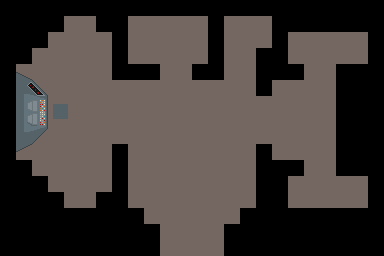
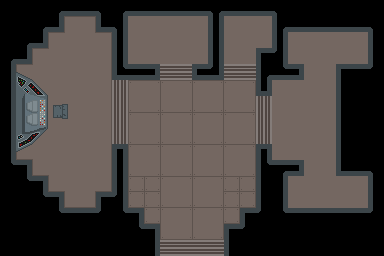
The second 384 × 256 image is a revision of the first. Changes to its layers:
removed layer "Calque 7 copie 6" over [28, 90, 45, 125]
removed layer "Calque 8" over [17, 76, 68, 148]
added layer "Calque 9" above "Calque 11 copie 3" over [17, 76, 68, 148]
added layer "Calque 11 copie 3" above "Calque 11 copie 2" over [160, 64, 192, 80]
added layer "Calque 11 copie 2" above "Calque 11 copie" over [224, 64, 256, 80]
added layer "Calque 11 copie" above "Calque 11 copie 4" over [256, 96, 272, 144]
added layer "Calque 11 copie 4" above "Calque 11" over [160, 240, 224, 256]
added layer "Calque 11" above "Calque 13 copie 3" over [112, 80, 128, 144]
added layer "Calque 13 copie 3" above "Calque 4" over [16, 16, 256, 240]
added layer "Calque 10" above "Arrière-plan" over [11, 11, 373, 256]
